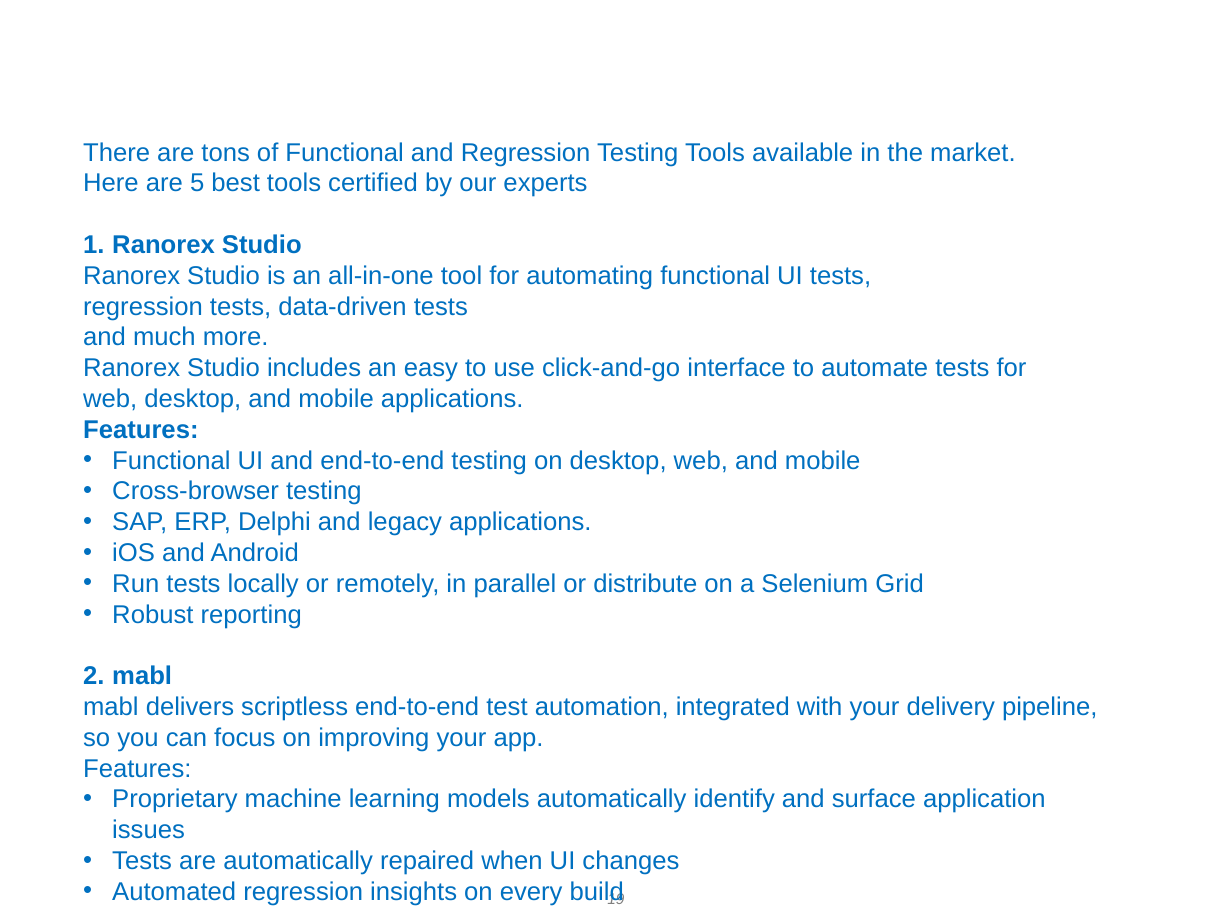
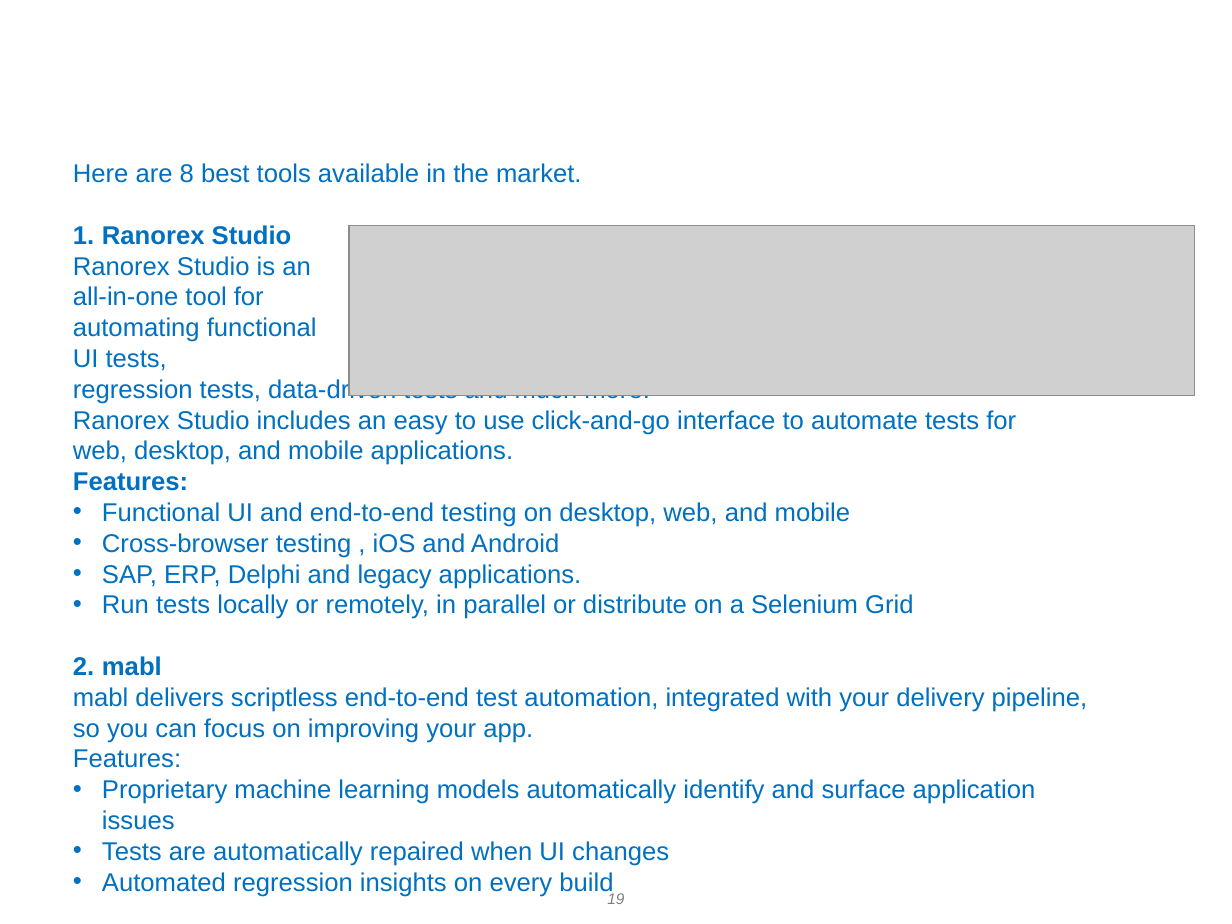
Before and after one commit to sunilkumarg-techbrain/InterviewQuestions, a slide deck: slide 19 of DAY 1 - Introduction to Automation.ppt. Drawn at 1232x924 pixels with LibreOffice and Linux fonts; fonts in the diff are those of the drawing; grey boxes stand for pictures; background and template pictures are left out. Boxes give left, top, right and bottom in pixels: in the first picture for what was removed or moved away, otherwise in the second. Text is boxed around its words. In the diff, an @@ line names an element or a change of style, - is before the commit and + after.

Commit message:
Updated PPT

```diff
--- a/DAY 1 - Introduction to Automation.ppt
+++ b/DAY 1 - Introduction to Automation.ppt
@@ text "Here are 8 best tools ...": place and size @@
-text "Here are 8 best tools ..." at (83,142,1097,906)
+text "Here are 8 best tools ..." at (73,163,1087,897)
@@ text at (73,163,581,183): text changed @@
-There are tons of Functional and Regression Testing Tools available in the market.
-Here are 5 best tools certified by our experts
+Here are 8 best tools available in the market.
@@ picture added at (349,225,1194,394) @@
@@ text at (73,256,650,404): text changed @@
-Ranorex Studio is an all-in-one tool for automating functional UI tests,
-regression tests, data-driven tests
-and much more.
+Ranorex Studio is an
+all-in-one tool for
+automating functional
+UI tests,
+regression tests, data-driven tests and much more.
@@ text at (102,533,559,558): text changed @@
-• Cross-browser testing
+• Cross-browser testing , iOS and Android
@@ text at (112,542,299,562): paragraph removed @@
-• iOS and Android
@@ text at (112,604,302,629): paragraph removed @@
-• Robust reporting
```
Also in this commit, not shown: 15 other slides changed, 13 other files.
